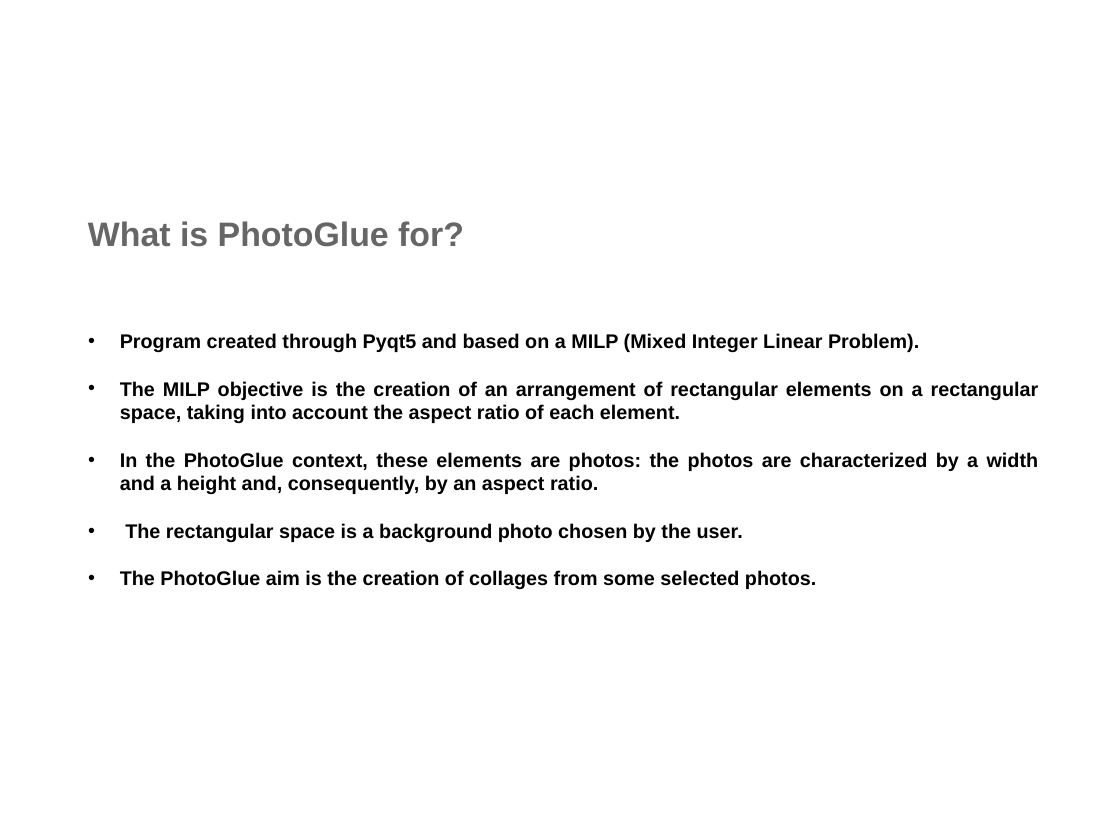
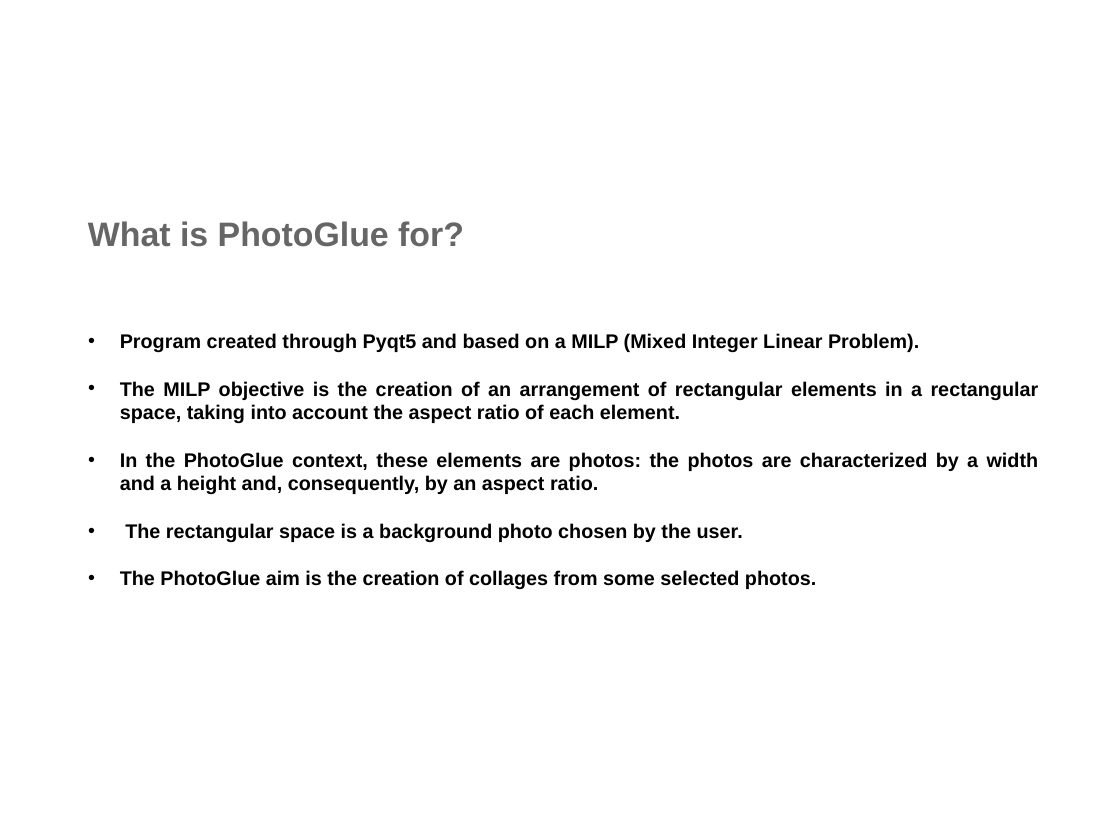
Before and after one commit to pierlumanzu/HCIProject-PhotoGlue, a slide deck: slide 2 of PhotoGlue-Instructions For Use.odp. Drawn at 1120x840 pixels with LibreOffice and Linux fonts; fonts in the diff are those of the drawing; background and template pictures are left out. Boxes give left, top, right and bottom in pixels: in the first picture for what was removed or moved away, otherwise in the second. Text is boxed around its words. In the diff, an @@ line names an element or a change of style, - is before the commit and + after.

```diff
--- a/PhotoGlue-Instructions For Use.odp
+++ b/PhotoGlue-Instructions For Use.odp
@@ text at (120, 381, 1039, 424): text changed @@
-• The MILP objective is the creation of an arrangement of rectangular elements on a rectangular space, taking into account the aspect ratio of each element.
+• The MILP objective is the creation of an arrangement of rectangular elements in a rectangular space, taking into account the aspect ratio of each element.
```
